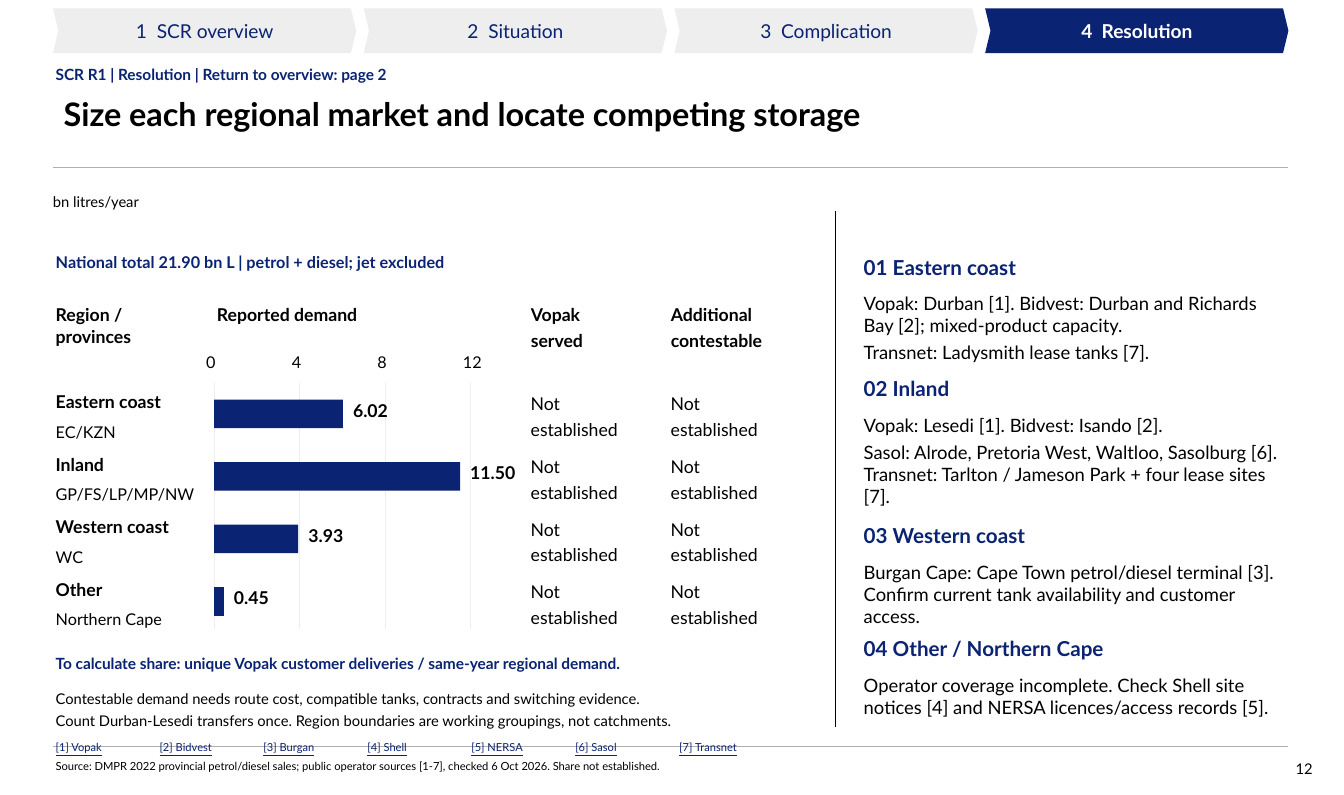
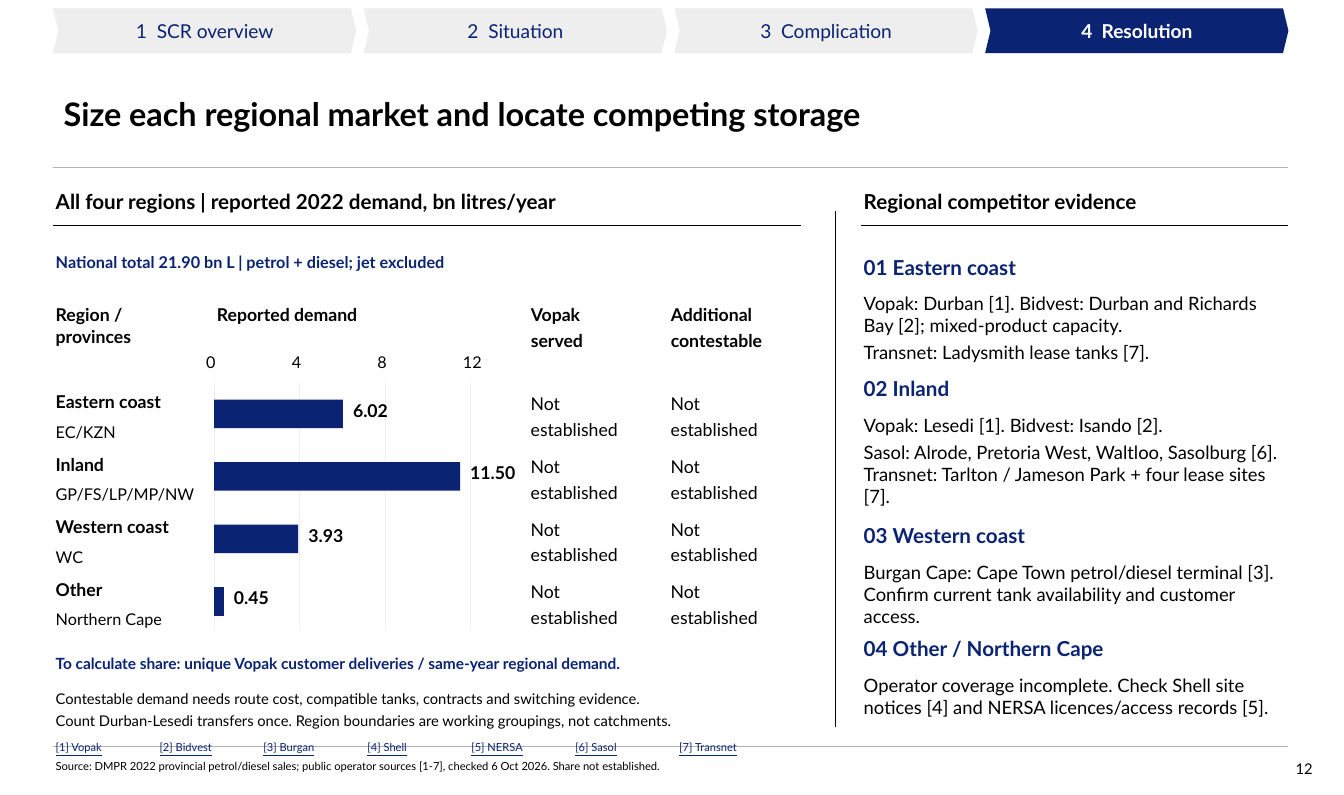
Before and after one commit to Africa-International-Advisors/liquid_fuels_model, a slide deck: slide 12 of pptx/output/delivered/Vopak_Week1_Analytical_Pack_2026_10_06.pptx. Drawn at 1344x795 pixels with LibreOffice and Linux fonts; fonts in the diff are those of the drawing; background and template pictures are left out. Boxes give left, top, right and bottom in pixels: in the first picture for what was removed or moved away, otherwise in the second. Text is boxed around its words. In the diff, an @@ line names an element or a change of style, - is before the commit and + after.

```diff
--- a/pptx/output/delivered/Vopak_Week1_Analytical_Pack_2026_10_06.pptx
+++ b/pptx/output/delivered/Vopak_Week1_Analytical_Pack_2026_10_06.pptx
@@ text removed at [56, 68, 387, 83] @@
-SCR R1 | Resolution | Return to overview: page 2
@@ text at [56, 193, 556, 213]: text changed; size 10 to 14 pt; bold on @@
-bn litres/year
+All four regions | reported 2022 demand, bn litres/year
@@ text added at [864, 193, 1136, 213], 14 pt, text #000000, bold @@
+Regional competitor evidence
@@ line added from (53, 226) to (801, 226), #000000 0.65 pt @@
@@ line added from (861, 226) to (1289, 226), #000000 0.65 pt @@
```
Also in this commit, not shown: 13 other slides changed, 7 other files.
